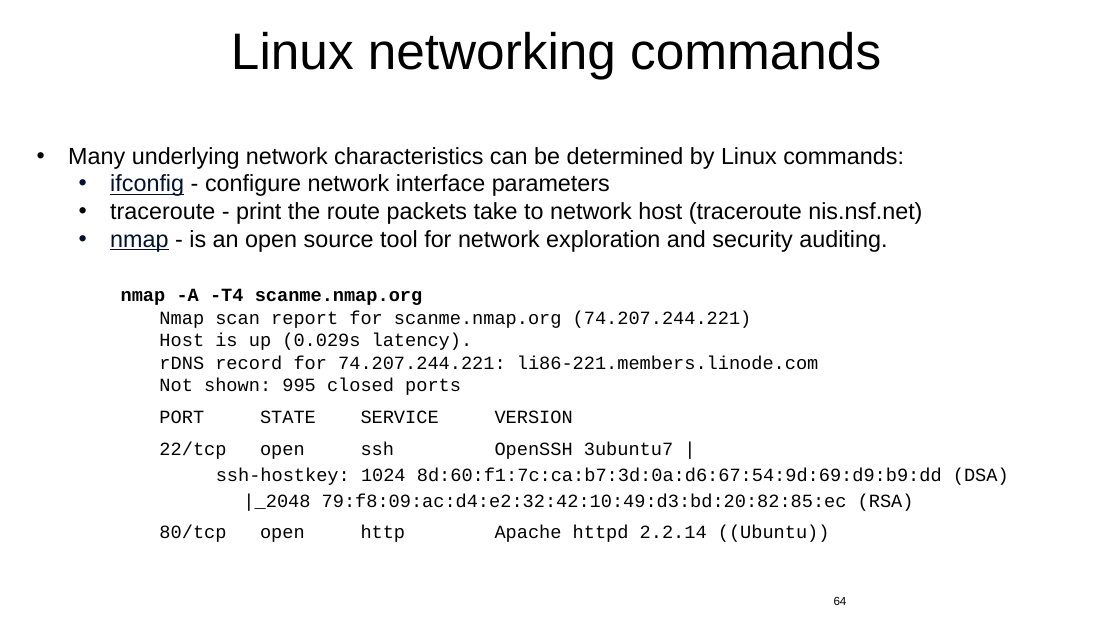
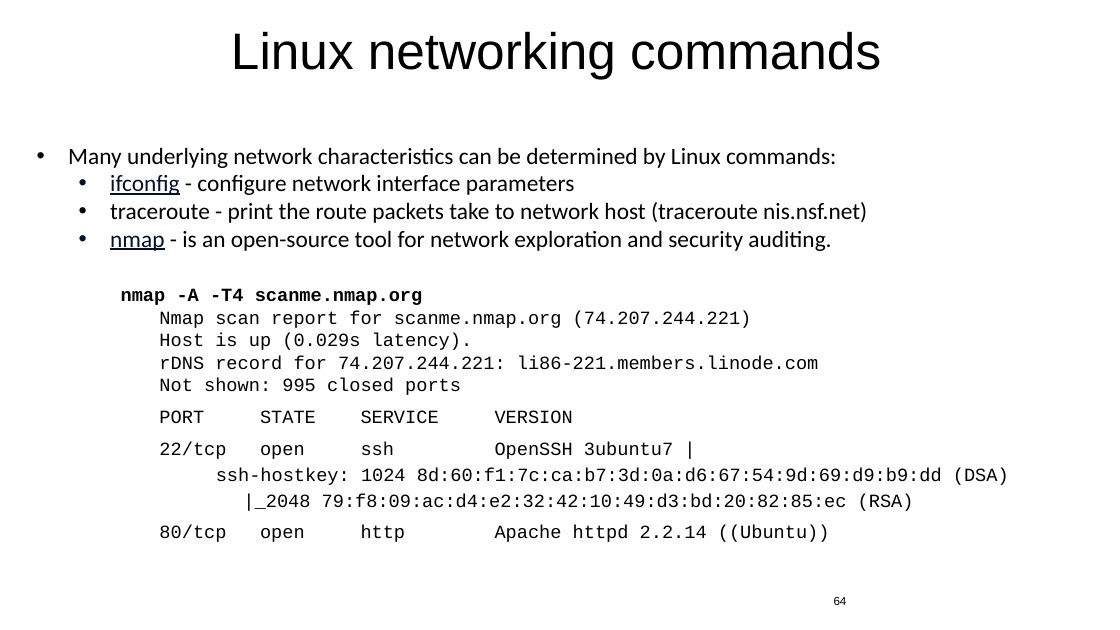
Before and after one commit to jlmucb/class_notes, a slide deck: slide 64 of IoT/pptx/IoTSoftwareNetworking.pptx. Drawn at 1120x630 pixels with LibreOffice and Linux fonts; fonts in the diff are those of the drawing. Boxes give left, top, right and bottom in pixels: in the first picture for what was removed or moved away, otherwise in the second. Text is boxed around its words. In the diff, an @@ line names an element or a change of style, - is before the commit and + after.

```diff
--- a/IoT/pptx/IoTSoftwareNetworking.pptx
+++ b/IoT/pptx/IoTSoftwareNetworking.pptx
@@ text at (68,147,867,223): font Arial to Calibri in "Many underlying network characteristics can be determined ...", "ifconfig - configure network interface parameters", "traceroute - print the route packets take ..." @@
@@ text at (110,230,831,251): text changed; font Arial to Calibri @@
-  • nmap - is an open source tool for network exploration and security auditing.
+  • nmap - is an open-source tool for network exploration and security auditing.
```
Also in this commit, not shown: 21 other slides changed, 1 slide added.
